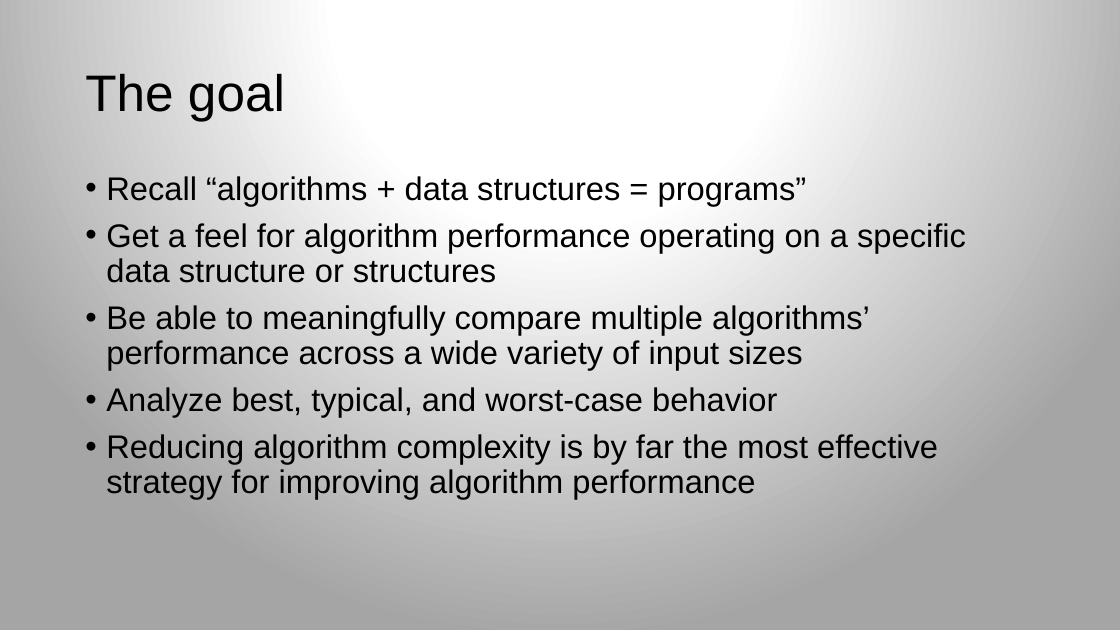
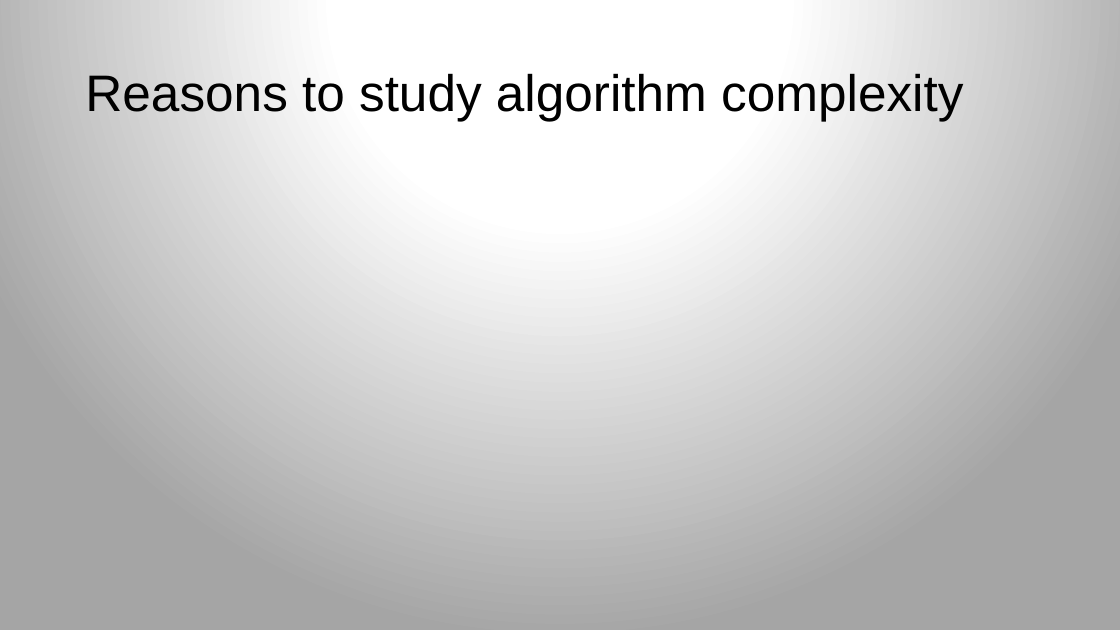
Before and after one commit to parrt/msds689, a slide deck: slide 2 of notes/complexity.pptx. Drawn at 1120x630 pixels with LibreOffice and Linux fonts; fonts in the diff are those of the drawing; grey boxes stand for pictures; background and template pictures are left out. Boxes give left, top, right and bottom in pixels: in the first picture for what was removed or moved away, otherwise in the second. Text is boxed around its words. In the diff, an @@ line names an element or a change of style, - is before the commit and + after.

```diff
--- a/notes/complexity.pptx
+++ b/notes/complexity.pptx
@@ title at [85,73,963,121]: text changed @@
-The goal
+Reasons to study algorithm complexity
@@ text removed at [106,176,966,499] @@
-• Recall “algorithms + data structures = programs”
-• Get a feel for algorithm performance operating on a specific data structure or structures
-• Be able to meaningfully compare multiple algorithms’ performance across a wide variety of input sizes
-• Analyze best, typical, and worst-case behavior
-• Reducing algorithm complexity is by far the most effective strategy for improving algorithm performance
```
Also in this commit, not shown: 9 other slides changed, 2 slides added, 6 other files.
